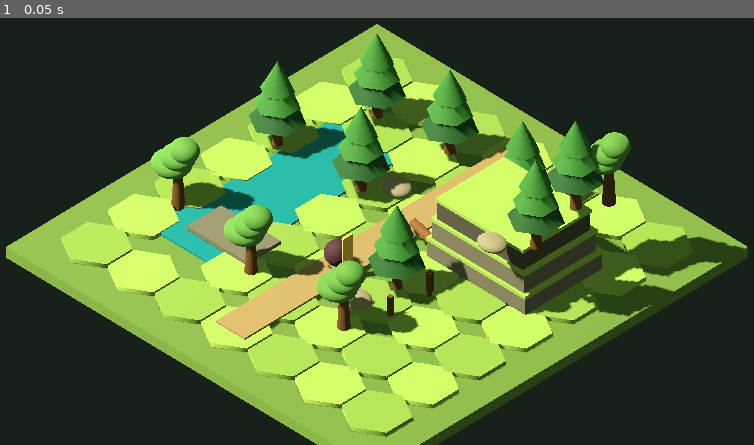
Above: before the commit, frame 1.
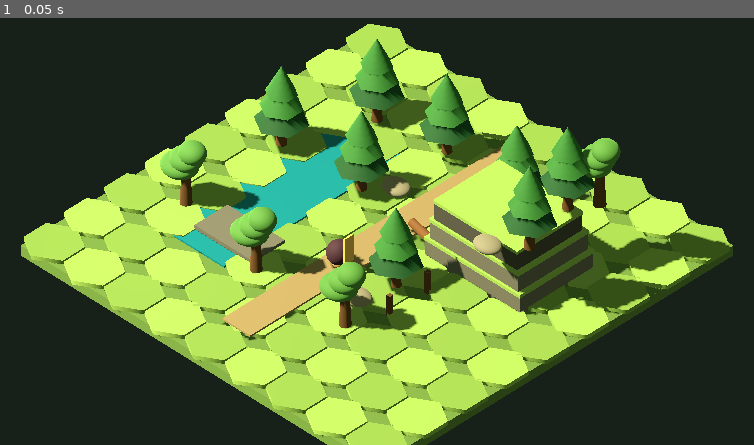
Above: after the commit, the same moment.

Repository: nikkilea324-png/Shattered-Realms-Reborn-Foundation-1.0
Game: Godot game, scene res://scenes/rendering_proof.tscn
The game is run twice, just before and just after one commit, with the same random seed, the same clock (stepped at 60 frames per second) and the same inputs.
Inputs:
- Up to frame 1 (0.05 s): no input

The runs differ from the first frame. In frame 1, 30% of the frame differs, in the area x 0-100%, y 1-100%.

Commit message:
Tune rendering proof composition and camera

Diff:
--- a/scripts/rendering_proof.gd
+++ b/scripts/rendering_proof.gd
@@ -4,7 +4,7 @@
 # Procedural stand-in scene used to lock the camera, lighting, terrain,
 # elevation, vegetation, props, water, and unit readability before production art.
 
-const TILE_SIZE := 4.0
+const TILE_SIZE := 3.6
 
 var materials: Dictionary = {}
 
@@ -73,10 +73,10 @@
 func _build_camera() -> void:
 	var camera := Camera3D.new()
 	camera.name = "StrategicCamera"
-	camera.position = Vector3(19, 22, 19)
+	camera.position = Vector3(20, 24, 20)
 	camera.look_at_from_position(camera.position, Vector3(0, 1.8, 0))
 	camera.projection = Camera3D.PROJECTION_ORTHOGONAL
-	camera.size = 24.0
+	camera.size = 25.0
 	camera.near = 0.1
 	camera.far = 120.0
 	camera.current = true
@@ -106,8 +106,8 @@
 	mesh_node(base, materials["ground"], Vector3(0, -0.35, 0))
 
 	# Modular hex plates are the visual language test; production tiles will replace these.
-	for x in range(-3, 4):
-		for z in range(-3, 4):
+	for x in range(-4, 5):
+		for z in range(-4, 5):
 			if x == -2 and z >= -1 and z <= 2:
 				continue
 			var tile := CylinderMesh.new()
